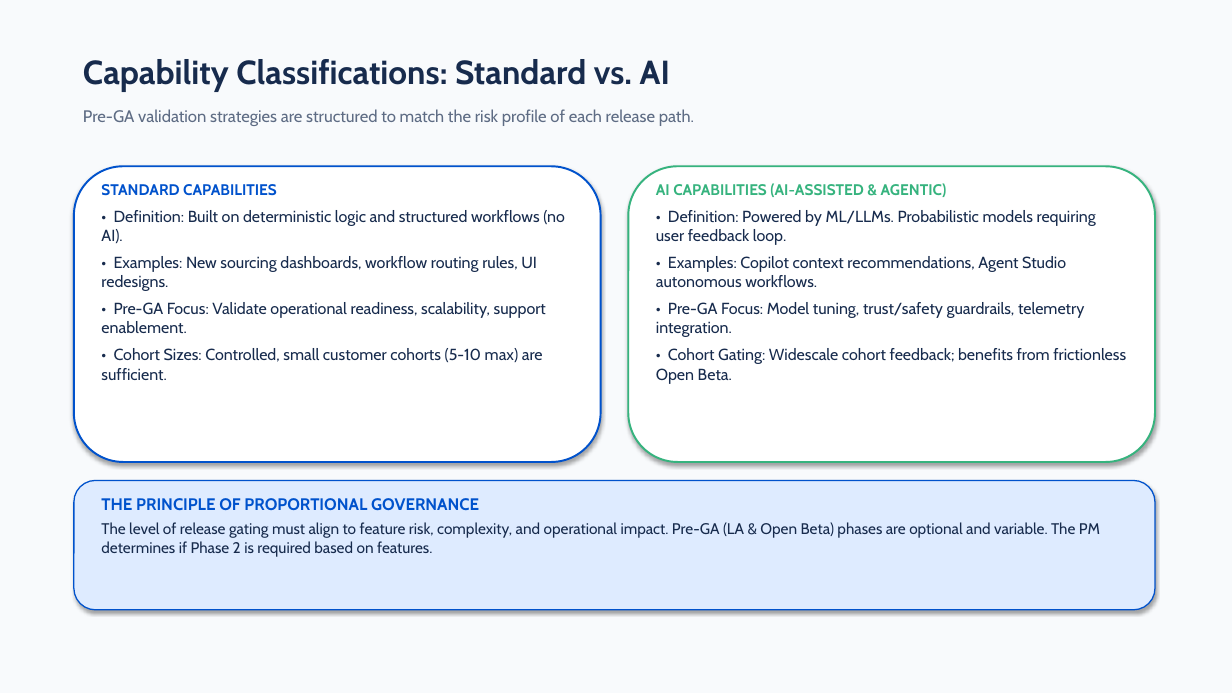
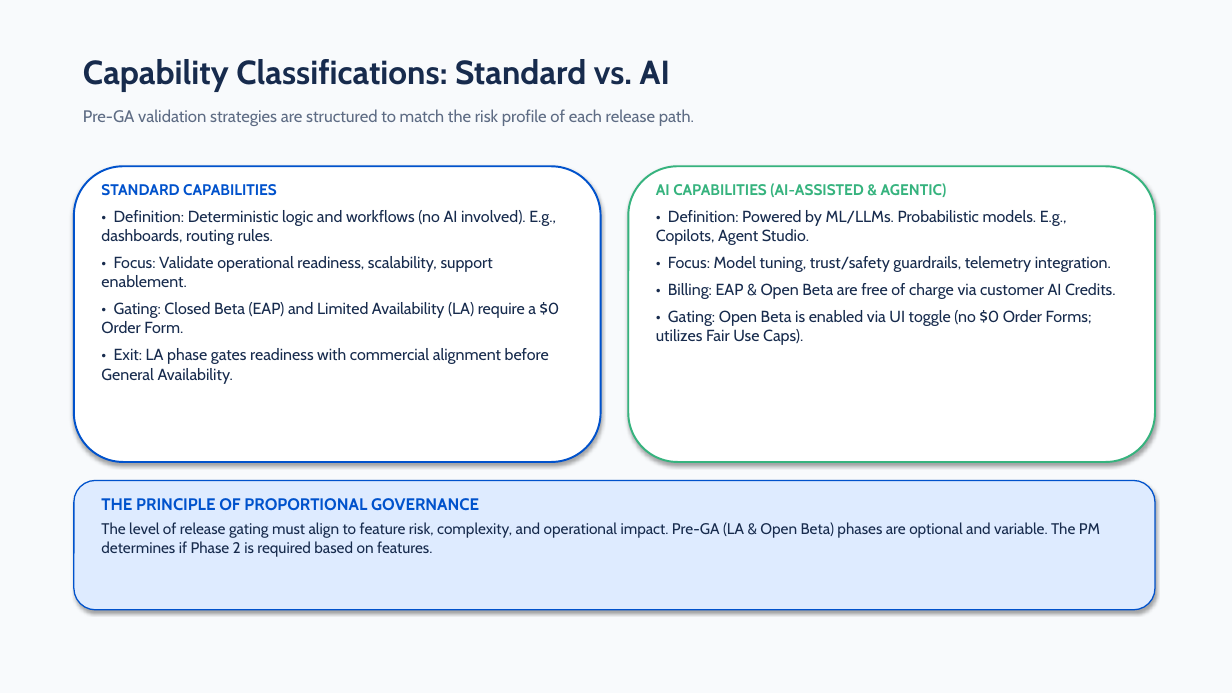
Before and after one commit to vittobh/pm-os, a slide deck: slide 3 of docs/cucp/cucp_presentation.pptx. Drawn at 1232x693 pixels with LibreOffice and Linux fonts; fonts in the diff are those of the drawing. Boxes give left, top, right and bottom in pixels: in the first picture for what was removed or moved away, otherwise in the second. Text is boxed around its words. In the diff, an @@ line names an element or a change of style, - is before the commit and + after.

Commit message:
Refine Slide 3 Capability Classifications in HTML and PPTX slide decks to match Coupa CuCP matrix details

```diff
--- a/docs/cucp/cucp_presentation.pptx
+++ b/docs/cucp/cucp_presentation.pptx
@@ text at [101, 210, 560, 384]: text changed @@
-• Definition: Built on deterministic logic and structured workflows (no AI).
-• Examples: New sourcing dashboards, workflow routing rules, UI redesigns.
-• Pre-GA Focus: Validate operational readiness, scalability, support enablement.
-• Cohort Sizes: Controlled, small customer cohorts (5-10 max) are sufficient.
+• Definition: Deterministic logic and workflows (no AI involved). E.g., dashboards, routing rules.
+• Focus: Validate operational readiness, scalability, support enablement.
+• Gating: Closed Beta (EAP) and Limited Availability (LA) require a $0 Order Form.
+• Exit: LA phase gates readiness with commercial alignment before General Availability.
@@ text at [656, 210, 1111, 345]: text changed @@
-• Definition: Powered by ML/LLMs. Probabilistic models requiring user feedback loop.
-• Examples: Copilot context recommendations, Agent Studio autonomous workflows.
-• Pre-GA Focus: Model tuning, trust/safety guardrails, telemetry integration.
-• Cohort Gating: Widescale cohort feedback; benefits from frictionless Open Beta.
+• Definition: Powered by ML/LLMs. Probabilistic models. E.g., Copilots, Agent Studio.
+• Focus: Model tuning, trust/safety guardrails, telemetry integration.
+• Billing: EAP & Open Beta are free of charge via customer AI Credits.
+• Gating: Open Beta is enabled via UI toggle (no $0 Order Forms; utilizes Fair Use Caps).
```
Also in this commit, not shown: 2 other files.
